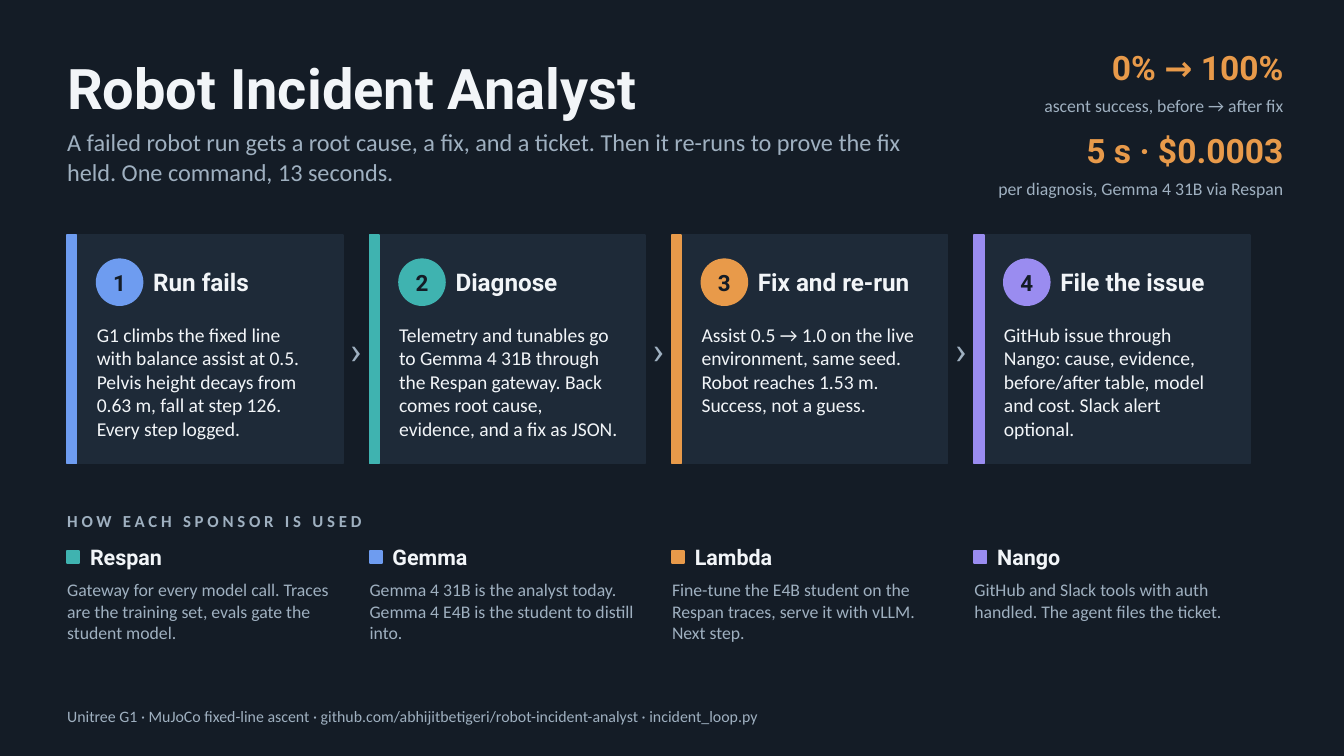
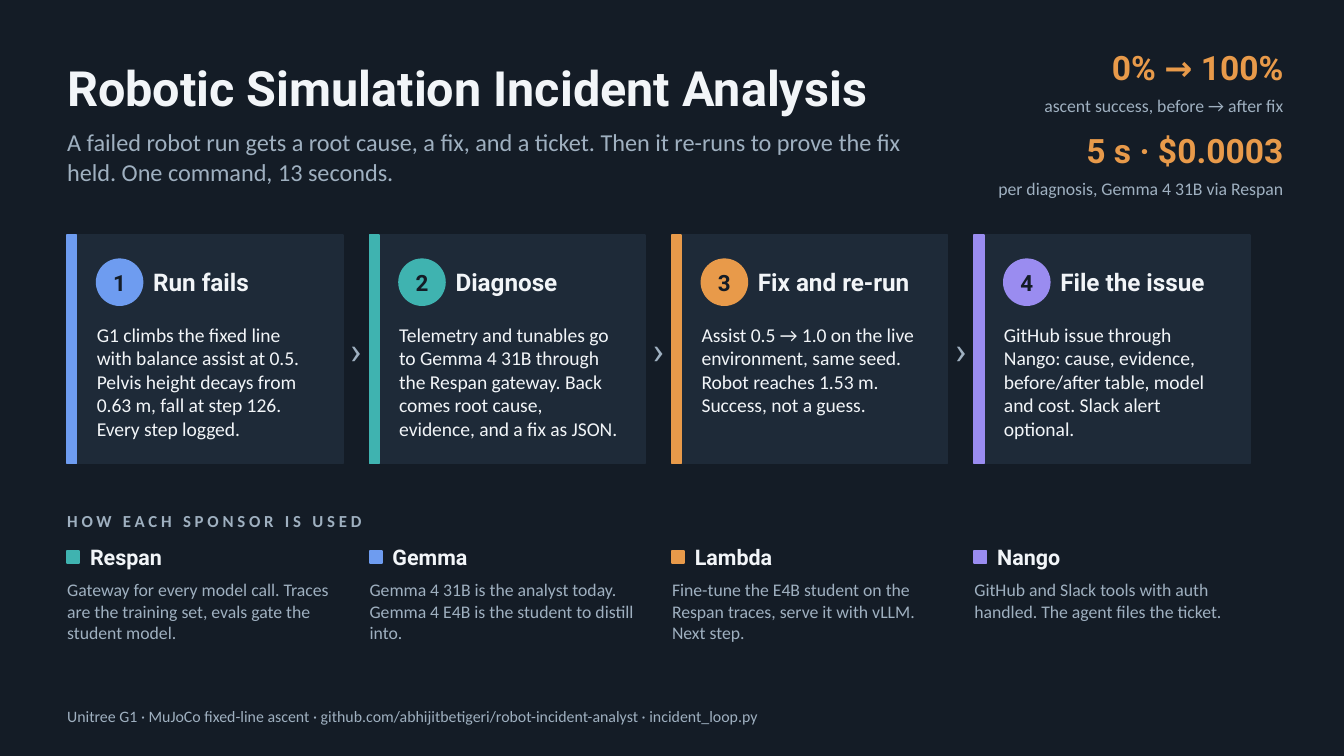
Before and after one commit to abhijitbetigeri/robot-incident-analyst, a slide deck: slide 1 of submission/g1-incident-analyst.pptx. Drawn at 1344x756 pixels with LibreOffice and Linux fonts; fonts in the diff are those of the drawing. Boxes give left, top, right and bottom in pixels: in the first picture for what was removed or moved away, otherwise in the second. Text is boxed around its words. In the diff, an @@ line names an element or a change of style, - is before the commit and + after.

```diff
--- a/submission/g1-incident-analyst.pptx
+++ b/submission/g1-incident-analyst.pptx
@@ text at (67, 69, 867, 117): text changed; size 30 to 26 pt @@
-Robot Incident Analyst
+Robotic Simulation Incident Analysis
```
Also in this commit, not shown: 8 other files.
